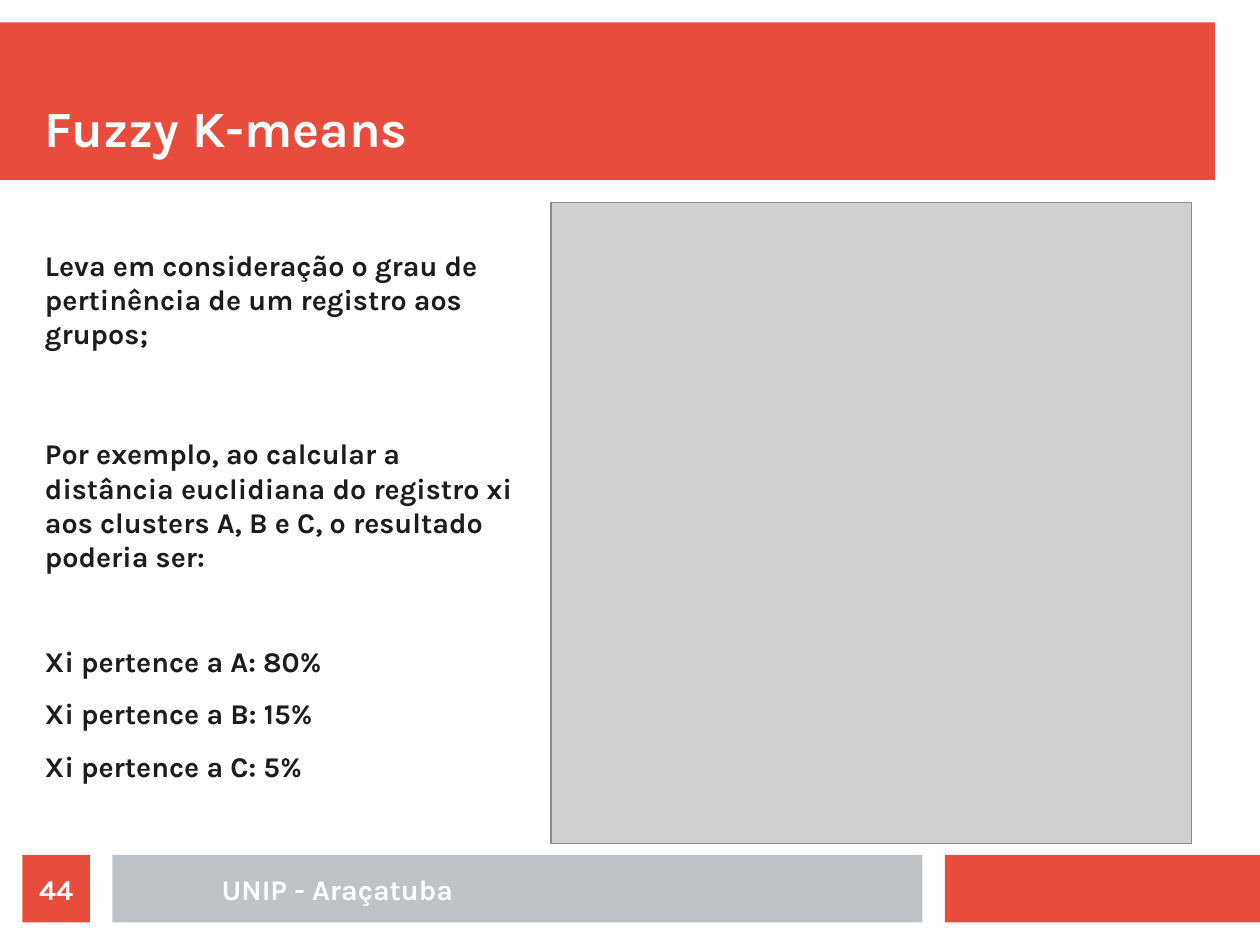
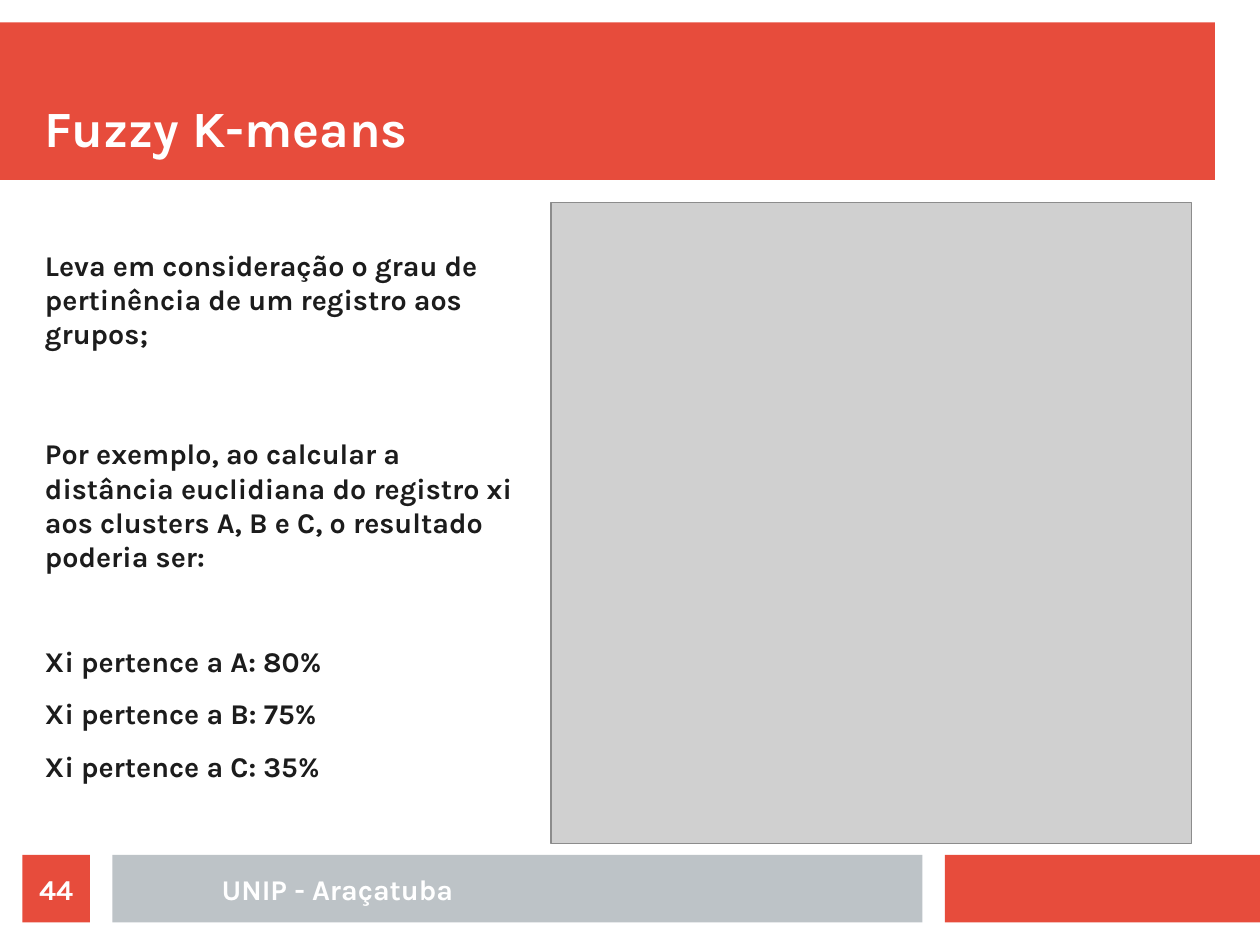
Before and after one commit to rafaelstojoao/pos-unip, a slide deck: slide 44 of [2020][modulo][Machine_Learning]/[aula]02[Agrupamento].odp. Drawn at 1260x945 pixels with LibreOffice and Linux fonts; fonts in the diff are those of the drawing; grey boxes stand for pictures. Boxes give left, top, right and bottom in pixels: in the first picture for what was removed or moved away, otherwise in the second. Text is boxed around its words. In the diff, an @@ line names an element or a change of style, - is before the commit and + after.

```diff
--- a/[2020][modulo][Machine_Learning]/[aula]02[Agrupamento].odp
+++ b/[2020][modulo][Machine_Learning]/[aula]02[Agrupamento].odp
@@ text at bbox=[45, 703, 319, 784]: text changed @@
-Xi pertence a B: 15%
-Xi pertence a C: 5%
+Xi pertence a B: 75%
+Xi pertence a C: 35%
```
Also in this commit, not shown: 6 other slides changed, 1 slide added, 4 other files.
